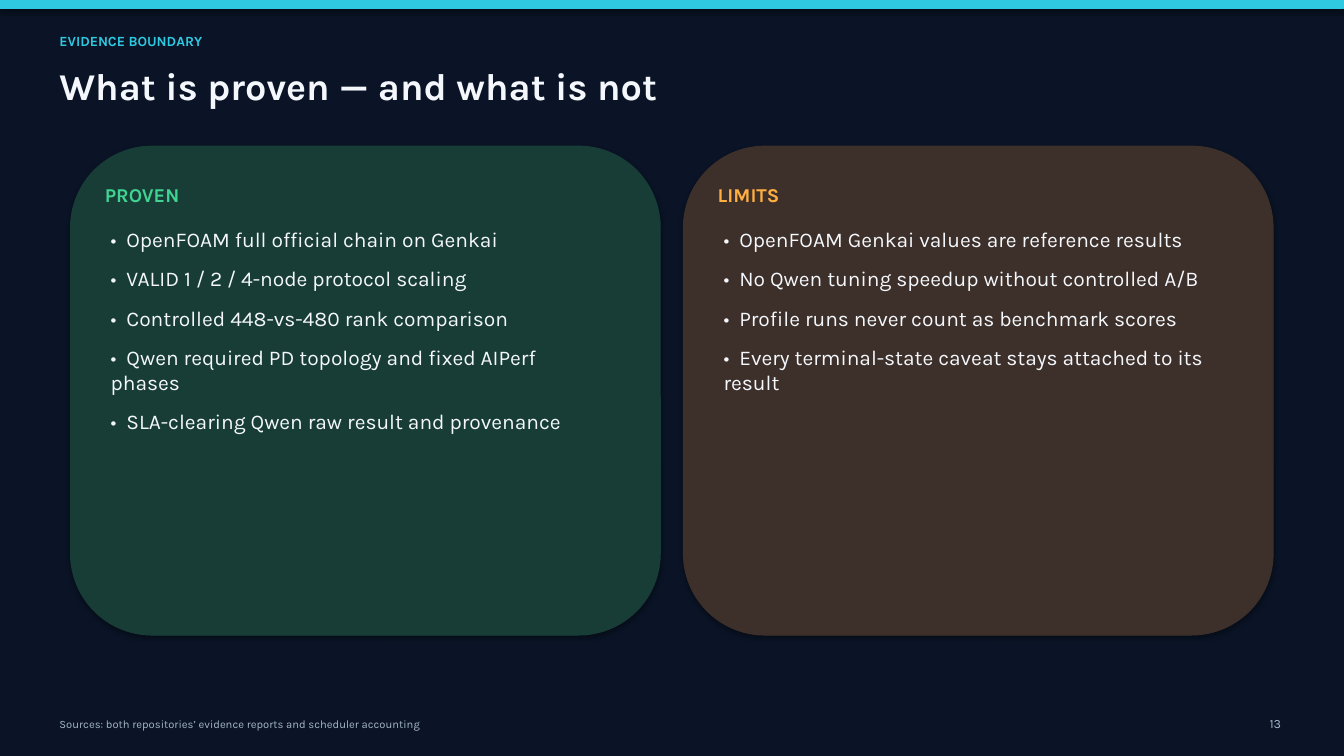
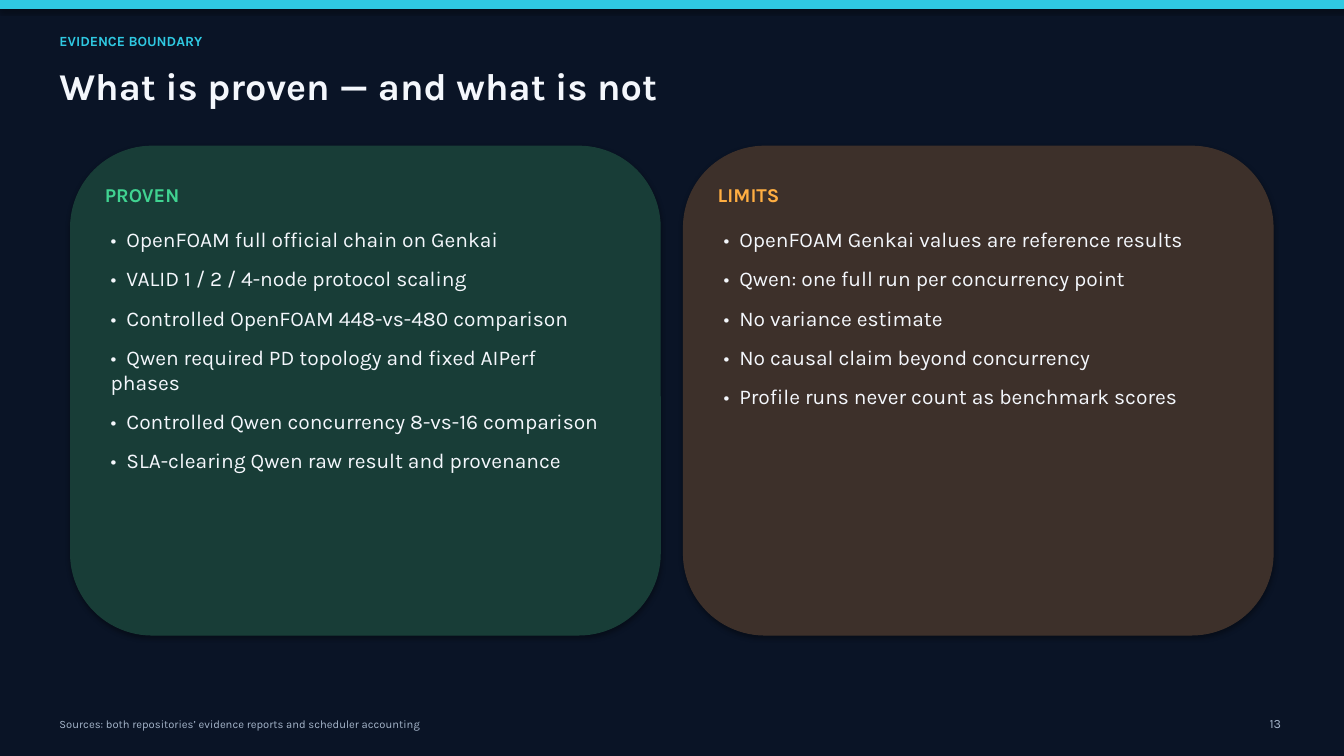
Before and after one commit to 2026-APAC-HPC-AI-Tokyo-Rapids/2_Qwen, a slide deck: slide 13 of presentation/team_presentation.pptx. Drawn at 1344x756 pixels with LibreOffice and Linux fonts; fonts in the diff are those of the drawing. Boxes give left, top, right and bottom in pixels: in the first picture for what was removed or moved away, otherwise in the second. Text is boxed around its words. In the diff, an @@ line names an element or a change of style, - is before the commit and + after.

Commit message:
[skip ci] Record controlled Qwen concurrency comparison
Preserve the successful Firmus concurrency-8 evidence from Actions 34734863213 and Slurm 17023 beside the terminal concurrency-16 result. The two full official-workload runs differ in the declared execution path only by concurrency, and the documentation records the observed 73.77% local-score increase while limiting the conclusion to one run per point.

Update the combined interview deck with the controlled comparison, correct OpenFOAM stage facts and Qwen score labels, remove causal overstatements, and repair the PPTX package metadata to 16:9 with 17 slides. Refresh the concurrency-16 evidence wording to distinguish the locally normalized score from raw AIPerf throughput.

```diff
--- a/presentation/team_presentation.pptx
+++ b/presentation/team_presentation.pptx
@@ text at [739, 271, 1125, 370]: text changed @@
-• No Qwen tuning speedup without controlled A/B
+• Qwen: one full run per concurrency point
+• No variance estimate
+• No causal claim beyond concurrency
@@ text at [126, 311, 568, 331]: text changed @@
-• Controlled 448-vs-480 rank comparison
+• Controlled OpenFOAM 448-vs-480 comparison
@@ text at [724, 350, 1203, 391]: paragraph removed @@
-• Every terminal-state caveat stays attached to its result
@@ text at [126, 414, 598, 434]: paragraph added @@
+• Controlled Qwen concurrency 8-vs-16 comparison
```
Also in this commit, not shown: 5 other slides changed, 1 slide added, 1 slide removed, 30 other files.
